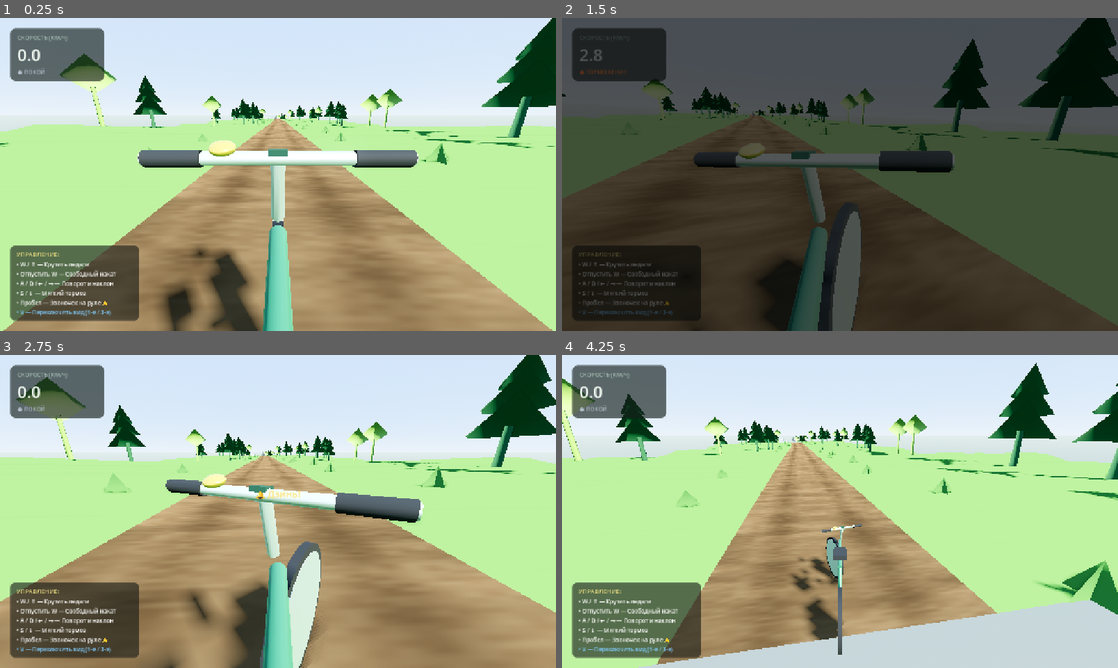
Above: before the commit, frames 1-4 (two rows, left to right).
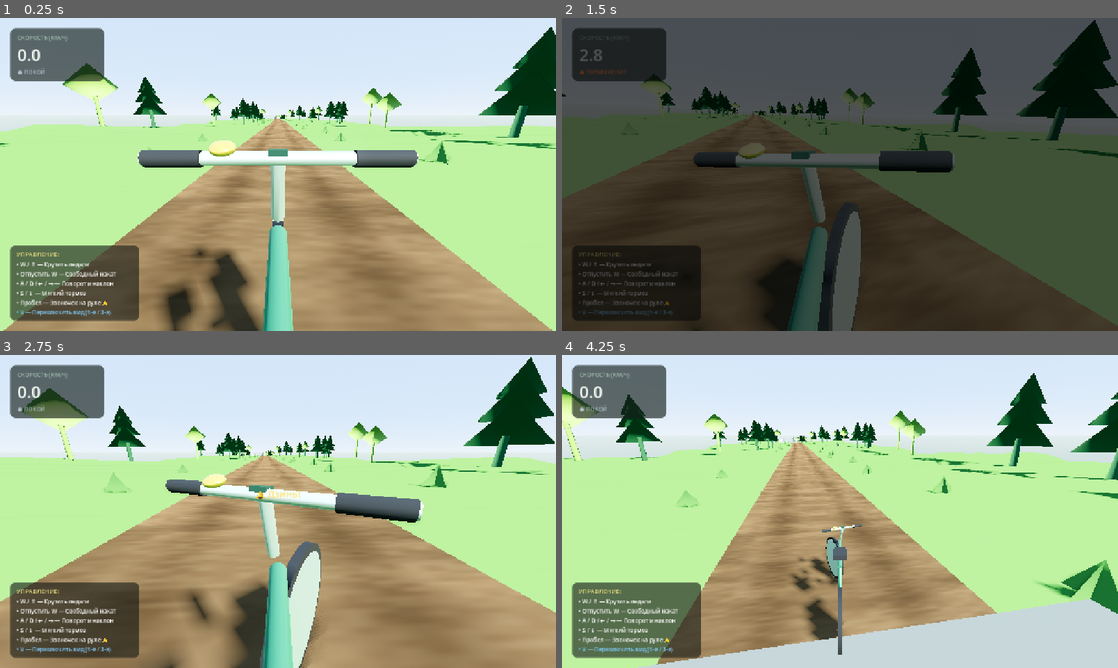
Above: after the commit, the same moments.

Repository: Guardorvd/slow-cycle
Game: Godot game, scene res://scenes/main.tscn
Two runs of this game, one before a commit and one after it. Both use one fixed random seed, a clock stepped at 60 frames per second and the inputs below.
Inputs:
- Up to frame 1 (0.25 s): no input
- Up to frame 2 (1.5 s): hold D (steer_right) 0.53-1.28 s; hold W (pedal) 0.53-1.28 s; hold S (brake) from 1.28 s (still down); tap R (recover_ride) at 1.35 s
- Up to frame 3 (2.75 s): release S (brake) at 2.03 s; hold D (steer_right) from 2.03 s (still down); tap Space (ring_bell) at 2.1 s
- Up to frame 4 (4.25 s): tap V (toggle_camera) at 2.85 s; release D (steer_right) at 3.53 s; hold A (steer_left) from 3.53 s (still down); hold H from 3.53 s (still down)

The runs differ from the first frame. In frame 1, 2.7% of the frame differs, in the area x 1-100%, y 0-47%; in frame 2, 2.6%; in frame 3, 3.1%; in frame 4, 3.3%, in the area x 0-100%, y 2-83%.

Commit message:
feat(sprint-2c): complete cleanup gate, eliminate dead gear variable, strict noise assert, and exact foliage height

Diff:
--- a/scripts/player/bicycle_controller.gd
+++ b/scripts/player/bicycle_controller.gd
@@ -2,7 +2,7 @@
 extends CharacterBody3D
 
 ## Signals for HUD and Audio systems
-signal telemetry_updated(speed_kmh: float, cadence_pct: float, is_coasting: bool, gear: int)
+signal telemetry_updated(speed_kmh: float, cadence_pct: float, is_coasting: bool)
 signal bell_rung()
 
 @export_group("Speed & Dynamics")
@@ -46,7 +46,6 @@
 var is_grounded: bool = true
 var is_on_grass: bool = false
 var wheel_rotation: float = 0.0
-var current_gear: int = 3 # Default gear
 
 const WHEELBASE: float = 1.15
 const WHEEL_RADIUS: float = 0.34
@@ -62,7 +61,7 @@
 func _process(delta: float) -> void:
 	var speed_kmh: float = current_speed * 3.6
 	var cadence_factor: float = (current_speed / cruising_speed) if is_pedaling else 0.0
-	telemetry_updated.emit(speed_kmh, cadence_factor, is_coasting, current_gear)
+	telemetry_updated.emit(speed_kmh, cadence_factor, is_coasting)
 
 	if Input.is_action_just_pressed("ring_bell"):
 		bell_rung.emit()
--- a/scripts/test/test_diagnostics.gd
+++ b/scripts/test/test_diagnostics.gd
@@ -115,7 +115,50 @@
 	else:
 		print("[VERIFICATION #6] [FAIL] Bicycle layer/mask mismatch: layer=%d, mask=%d" % [bike_instance.collision_layer, bike_instance.collision_mask])
 		all_ok = false
+
+	# Test 7: [FIX-001] Verify removal of current_gear and telemetry_updated arity = 3
+	var bike_script: GDScript = load("res://scripts/player/bicycle_controller.gd")
+	var bike_source: String = bike_script.source_code
+	var has_dead_gear: bool = (bike_instance.get("current_gear") != null) or (bike_source.find("var current_gear") != -1)
+
+	var sig_arity_ok: bool = false
+	for sig in bike_instance.get_signal_list():
+		if sig["name"] == "telemetry_updated":
+			if sig["args"].size() == 3:
+				sig_arity_ok = true
+			else:
+				print("  telemetry_updated args count: %d (expected 3)" % sig["args"].size())
+
+	var hud_src: String = load("res://scripts/ui/hud.gd").source_code
+	var hud_sig_ok: bool = hud_src.find("func _on_telemetry_updated(speed_kmh: float, _cadence_pct: float, is_coasting: bool) -> void:") != -1
+
+	if not has_dead_gear and sig_arity_ok and hud_sig_ok:
+		print("[VERIFICATION #7] [PASS] FIX-001 verified: current_gear eliminated, telemetry_updated has exactly 3 arguments across controller and HUD!")
+	else:
+		print("[VERIFICATION #7] [FAIL] FIX-001 check failed: dead_gear=%s, sig_arity_ok=%s, hud_sig_ok=%s" % [has_dead_gear, sig_arity_ok, hud_sig_ok])
+		all_ok = false
 	bike_instance.queue_free()
+
+	# Test 8: [FIX-002] Verify strict noise assert in road_chunk.gd
+	var chunk_source: String = load("res://scripts/world/road_chunk.gd").source_code
+	var has_assert: bool = chunk_source.find("assert(noise != null, \"Terrain noise must be provided by WorldManager\")") != -1
+	var has_fallback_1337: bool = chunk_source.find("1337") != -1
+	if has_assert and not has_fallback_1337:
+		print("[VERIFICATION #8] [PASS] FIX-002 verified: silent fallback seed 1337 removed, strict assert(noise != null) active!")
+	else:
+		print("[VERIFICATION #8] [FAIL] FIX-002 check failed: has_assert=%s, has_fallback_1337=%s" % [has_assert, has_fallback_1337])
+		all_ok = false
+
+	# Test 9: [FIX-003] Verify foliage noise sampled at plant spawn coordinates (X, Z)
+	var fol_src: String = load("res://scripts/world/chunk_foliage.gd").source_code
+	var has_grass_exact: bool = fol_src.find("noise.get_noise_2d(grass_base.x, grass_base.z)") != -1
+	var has_tree_exact: bool = fol_src.find("noise.get_noise_2d(tree_base.x, tree_base.z)") != -1
+	var has_old_edge_sample: bool = fol_src.find("road_edge.x") != -1
+	if has_grass_exact and has_tree_exact and not has_old_edge_sample:
+		print("[VERIFICATION #9] [PASS] FIX-003 verified: noise sampled strictly at plant spawn coordinates (X, Z)!")
+	else:
+		print("[VERIFICATION #9] [FAIL] FIX-003 check failed: grass_exact=%s, tree_exact=%s, old_edge=%s" % [has_grass_exact, has_tree_exact, has_old_edge_sample])
+		all_ok = false
 
 	if all_ok:
 		print("\n=== ALL SYSTEM VERIFICATIONS PASSED [100% OK] ===\n")
--- a/scripts/ui/hud.gd
+++ b/scripts/ui/hud.gd
@@ -27,7 +27,7 @@
 		bell_timer -= delta
 		bell_notice.modulate.a = clampf(bell_timer / 0.4, 0.0, 1.0)
 
-func _on_telemetry_updated(speed_kmh: float, _cadence_pct: float, is_coasting: bool, _gear: int) -> void:
+func _on_telemetry_updated(speed_kmh: float, _cadence_pct: float, is_coasting: bool) -> void:
 	speed_label.text = "%3.1f" % speed_kmh
 
 	var is_braking: bool = bike_controller.get("is_braking") if bike_controller else false
--- a/scripts/world/chunk_foliage.gd
+++ b/scripts/world/chunk_foliage.gd
@@ -42,21 +42,22 @@
 		_create_multimesh(parent_chunk, grass_mesh, grass_transforms, "GrassMultiMesh")
 
 func _try_spawn_plant(center_pt: Vector3, lateral_dir: Vector3, norm: Vector3, rng: RandomNumberGenerator, tree_chance: float, pines: Array[Transform3D], birches: Array[Transform3D], grasses: Array[Transform3D], noise: FastNoiseLite = null) -> void:
-	var road_edge: Vector3 = center_pt + lateral_dir * 2.0
-	var h_outer: float = (noise.get_noise_2d(road_edge.x, road_edge.z) * 1.8) if noise else 0.0
-
 	if rng.randf() < 0.8:
 		var grass_dist: float = rng.randf_range(2.6, 5.2)
+		var grass_base: Vector3 = center_pt + lateral_dir * grass_dist
 		var t_factor: float = clampf((grass_dist - 2.0) / 20.0, 0.0, 1.0)
-		var grass_pos: Vector3 = center_pt + lateral_dir * grass_dist + norm * (h_outer * t_factor)
+		var h_grass: float = (noise.get_noise_2d(grass_base.x, grass_base.z) * 1.8) if noise else 0.0
+		var grass_pos: Vector3 = grass_base + norm * (h_grass * t_factor)
 		grass_pos.y -= 0.02 # Slight embed so blades sit cleanly in ground
 		var t_trans := Transform3D(Basis().scaled(Vector3.ONE * rng.randf_range(0.8, 1.3)), grass_pos)
 		grasses.append(t_trans)
 
 	if rng.randf() < tree_chance:
 		var tree_dist: float = rng.randf_range(5.5, 17.5)
+		var tree_base: Vector3 = center_pt + lateral_dir * tree_dist
 		var t_factor: float = clampf((tree_dist - 2.0) / 20.0, 0.0, 1.0)
-		var tree_pos: Vector3 = center_pt + lateral_dir * tree_dist + norm * (h_outer * t_factor)
+		var h_tree: float = (noise.get_noise_2d(tree_base.x, tree_base.z) * 1.8) if noise else 0.0
+		var tree_pos: Vector3 = tree_base + norm * (h_tree * t_factor)
 		var scale_val: float = rng.randf_range(0.85, 1.4)
 		var rot_y: float = rng.randf_range(0.0, TAU)
 		var basis := Basis(Vector3.UP, rot_y).scaled(Vector3.ONE * scale_val)
--- a/scripts/world/road_chunk.gd
+++ b/scripts/world/road_chunk.gd
@@ -96,10 +96,7 @@
 		st.set_material(mat)
 
 	var num_pts: int = e_idx - s_idx + 1
-	if not noise:
-		noise = FastNoiseLite.new()
-		noise.seed = 1337
-		noise.frequency = 0.04
+	assert(noise != null, "Terrain noise must be provided by WorldManager")
 
 	for i in range(num_pts):
 		var idx: int = s_idx + i
Not shown, changed: ARCHITECTURE.md
Not shown, changed: BACKLOG.md
Not shown, changed: CURRENT_STATE_AUDIT.md
Not shown, changed: README.md
Not shown, changed: ROADMAP.md
Not shown, changed: TECHNICAL_AUDIT_AND_ROADMAP.md
